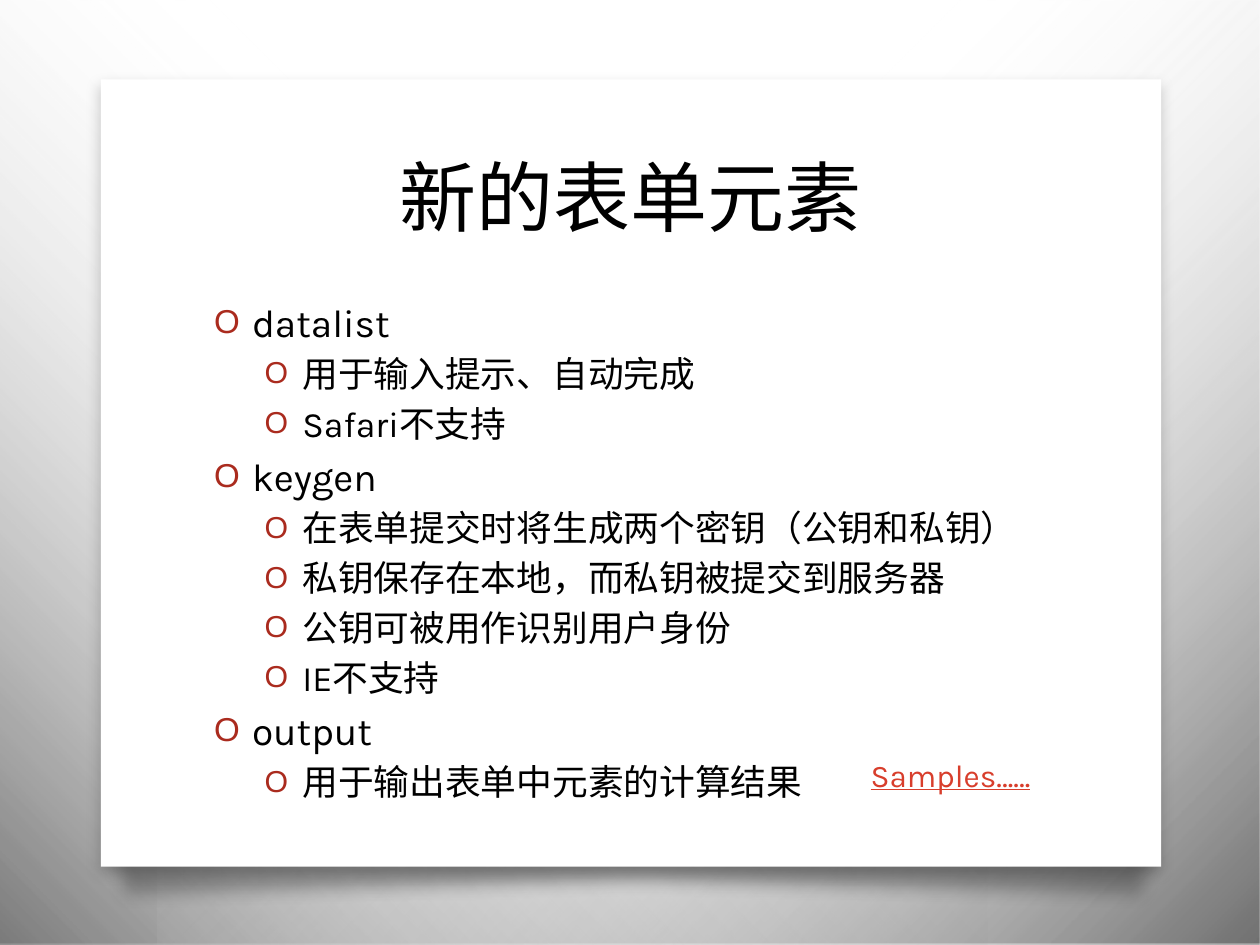
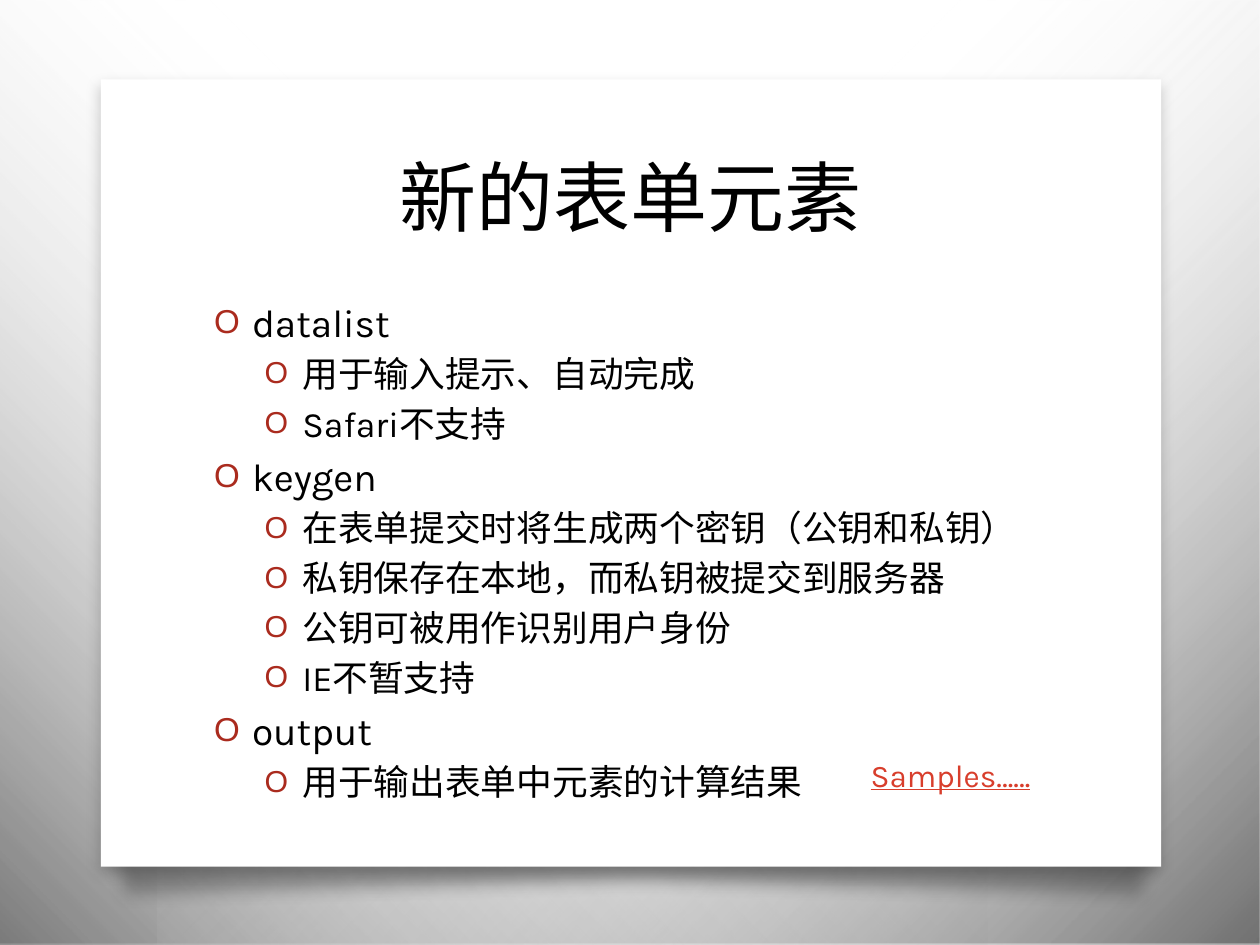
Before and after one commit to Hawkeyes0/HTML5-Test, a slide deck: slide 22 of Tour/Web前端设计H5.pptx. Drawn at 1260x945 pixels with LibreOffice and Linux fonts; fonts in the diff are those of the drawing; background and template pictures are left out. Boxes give left, top, right and bottom in pixels: in the first picture for what was removed or moved away, otherwise in the second. Text is boxed around its words. In the diff, an @@ line names an element or a change of style, - is before the commit and + after.

```diff
--- a/Tour/Web前端设计H5.pptx
+++ b/Tour/Web前端设计H5.pptx
@@ text at bbox=[302, 661, 475, 694]: text changed @@
-  O IE不支持
+  O IE不暂支持
```
Also in this commit, not shown: 8 other slides changed, 3 other files.
